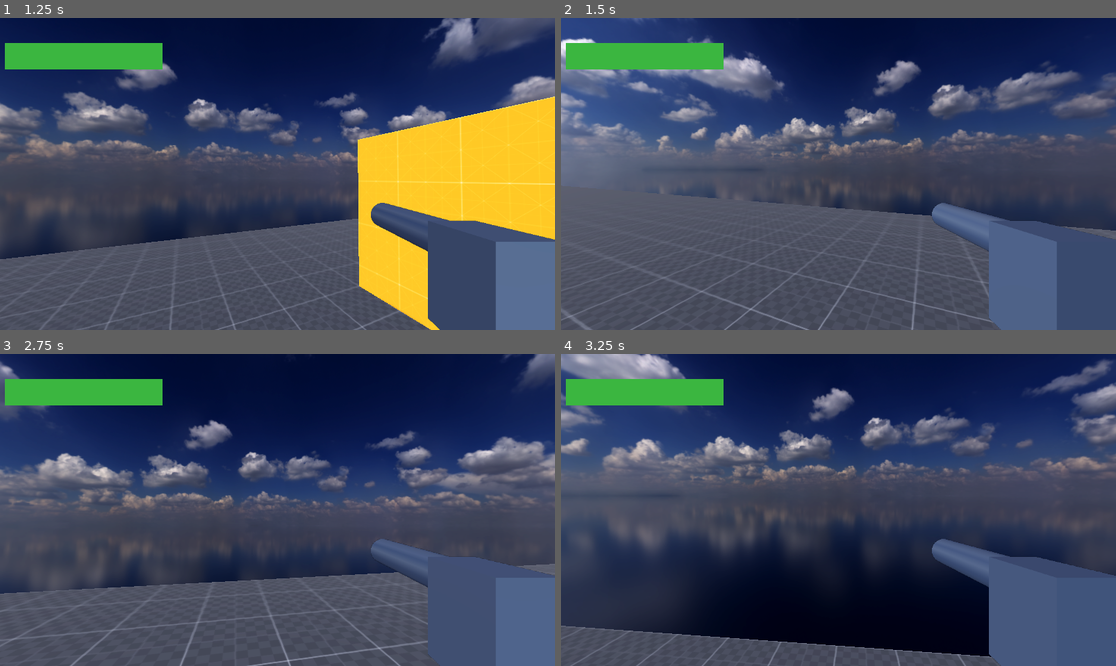
Above: before the commit, frames 1-4 (two rows, left to right).
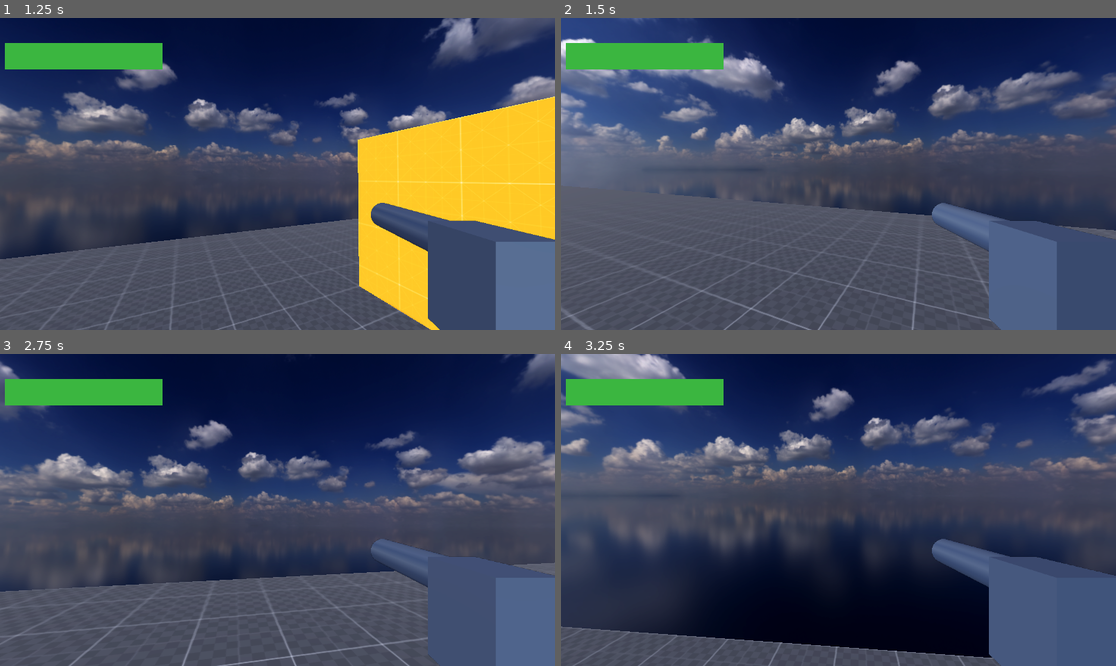
Above: after the commit, the same moments.

Repository: Inquisitor718/MadCow
Game: Godot game, scene res://scenes/main.tscn
Two runs of this game, one before a commit and one after it. Both use one fixed random seed, a clock stepped at 60 frames per second and the inputs below.
Inputs (mouse positions are in pixels of both pictures, inside the frame that each line leads up to):
- Up to frame 1 (1.25 s): tap Enter (ui_accept) at 0.5, 0.77 s; move the mouse to (305, 174) at 0.52 s; hold W (forward) from 0.53 s (still down); hold Ctrl (crouch) from 0.53 s (still down); tap Shift (sprint) at 0.8 s
- Up to frame 2 (1.5 s): keep holding W (forward); move the mouse to (810, 174) at 1.27 s; release Ctrl (crouch) at 1.28 s; tap Shift (sprint) at 1.35 s
- Up to frame 3 (2.75 s): keep holding W (forward); tap Enter (ui_accept) at 1.52 s; tap Ctrl (crouch) at 1.55 s; move the mouse to (288, 503) at 2.02 s; hold Ctrl (crouch) from 2.03 s (still down); tap Shift (sprint) at 2.3 s
- Up to frame 4 (3.25 s): keep holding W (forward); move the mouse to (832, 516) at 2.77 s; release Ctrl (crouch) at 2.78 s; tap E (free_look) at 2.85 s; tap Enter (ui_accept) at 3.02 s; tap Ctrl (crouch) at 3.05 s

Frame 1 is identical in both runs. In frame 2, 0.2% of the frame differs, in the area x 0-100%, y 56-100%; in frame 3, 1.6%, in the area x 0-100%, y 66-100%; in frame 4, 0.5%.

Commit message:
enemy damaging player

Diff:
--- a/madcow-decease/project.godot
+++ b/madcow-decease/project.godot
@@ -17,7 +17,7 @@
 
 [global_group]
 
-player_S=""
+Player=""
 
 [input]
 
--- a/madcow-decease/scenes/enemy.tscn
+++ b/madcow-decease/scenes/enemy.tscn
@@ -1,10 +1,14 @@
-[gd_scene load_steps=5 format=3 uid="uid://mx076i2bgxwe"]
+[gd_scene load_steps=6 format=3 uid="uid://mx076i2bgxwe"]
 
 [ext_resource type="Script" uid="uid://bcgkgd6b61xqb" path="res://scripts/enemy.gd" id="1_h17bh"]
 
 [sub_resource type="CapsuleShape3D" id="CapsuleShape3D_h17bh"]
 
+[sub_resource type="StandardMaterial3D" id="StandardMaterial3D_7p1mj"]
+albedo_color = Color(0.935128, 0, 0.241573, 1)
+
 [sub_resource type="CapsuleMesh" id="CapsuleMesh_mkyue"]
+material = SubResource("StandardMaterial3D_7p1mj")
 
 [sub_resource type="SphereShape3D" id="SphereShape3D_h17bh"]
 radius = 8.0
--- a/madcow-decease/scenes/main.tscn
+++ b/madcow-decease/scenes/main.tscn
@@ -21,6 +21,8 @@
 [sub_resource type="NavigationMesh" id="NavigationMesh_jyhfs"]
 vertices = PackedVector3Array(4.5, 1, 9.5, 4.5, 1, 4.75, 3.5, 1, 4.5, -49.5, 1, 9.5, 3.5, 1, -4.25, 4.75, 1, -4.5, 4.75, 1, -9.5, -49.5, 1, -9.5, 5.75, 1, -4.25, 49.5, 1, -9.5, 5.75, 1, 4.25, 49.5, 1, 9.5)
 polygons = [PackedInt32Array(1, 0, 2), PackedInt32Array(2, 0, 3), PackedInt32Array(5, 4, 6), PackedInt32Array(6, 4, 7), …(222 unchanged characters)…
+agent_height = 2.0
+agent_max_slope = 60.0
 
 [node name="Main" type="Node3D"]
 
@@ -33,11 +35,11 @@
 [node name="WorldEnvironment" type="WorldEnvironment" parent="."]
 environment = SubResource("Environment_tipki")
 
-[node name="Player" parent="." instance=ExtResource("3_jyhfs")]
+[node name="Player" parent="." groups=["Player"] instance=ExtResource("3_jyhfs")]
 transform = Transform3D(1, 0, 0, 0, 1, 0, 0, 0, 1, -0.5, 1.5, 1)
 
 [node name="enemy" parent="." node_paths=PackedStringArray("navigation_region") instance=ExtResource("4_tbgi4")]
-transform = Transform3D(1, 0, 0, 0, 1, 0, 0, 0, 1, 10, 2.5, 0.5)
+transform = Transform3D(1, 0, 0, 0, 1, 0, 0, 0, 1, 10, 2, 0.5)
 navigation_region = NodePath("../NavigationRegion3D")
 
 [node name="NavigationRegion3D" type="NavigationRegion3D" parent="."]
--- a/madcow-decease/scenes/player_S_.tscn
+++ b/madcow-decease/scenes/player_S_.tscn
@@ -10,7 +10,7 @@
 [sub_resource type="StyleBoxFlat" id="StyleBoxFlat_aj78o"]
 bg_color = Color(0.229933, 0.712038, 0.249773, 1)
 
-[node name="Player" type="CharacterBody3D" groups=["player_S"]]
+[node name="Player" type="CharacterBody3D" groups=["Player"]]
 transform = Transform3D(1, 0, 0, 0, 1, 0, 0, 0, 1, 0, 1, 0)
 collision_layer = 17
 script = ExtResource("1_gkn25")
--- a/madcow-decease/scripts/Player_S.gd
+++ b/madcow-decease/scripts/Player_S.gd
@@ -5,13 +5,22 @@
 @onready var gun_cam: Camera3D = $CanvasLayer/SubViewportContainer/SubViewport/GunCam
 
 var direction = Vector3.ZERO
-
 var on_floor := true
 
-#health system
-@export var health =  100
+# Health System
+@export var health = 100
 
+func dmg(amount):
+	health = max(0, health - amount)
+	$CanvasLayer/HealthBar.value = health
+	if health <= 0:
+		die()
 
+func die():
+	print("Player died!")
+	# You can add logic like: `queue_free()`, respawn, etc.
+
+# Speed Vars
 var speed_now = 5.0
 @export var speed_walk = 5.0
 @export var speed_sprint = 10.0
@@ -19,65 +28,41 @@
 const JUMP_VELOCITY = 4.5
 
 @export var mouse_sens = 0.4
-
 @export var lerp_speed = 10.0
-
-#crouch_depth = -0.64 * pcap.shape.height
 @export var dcrouch_speed = 4.0
 @export var ucrouch_speed = 6.5
 @onready var pcap = $CollisionShape3D
 
-#bobbing vars
+# Bobbing Vars
 @export var bob_timer := 0.0
 @export var bob_amplitude := 0.1
-@export var wbob_freq := 10.0
-@export var sbob_freq := 15.0
-@export var cbob_freq := 5.0
+@export var wbob_freq := 5.0
+@export var sbob_freq := 8.0
+@export var cbob_freq := 2.0
 @export var default_pos := Vector3.ZERO
 
-#jumoing bob vars
+# Jumping Bob Vars
 @export var lbob_offset = 0.0
 @export var land_v_min = -3.0
-@export var lbob_ampscl = 0.025
+@export var lbob_ampscl = 0.02
 
-#health system function for damage
-func dmg(HP):
-	if HP < health:
-		health -= HP
-	else:
-		health = 0
-	$CanvasLayer/HealthBar.value = health
-	if health < 0:
-		die()
-
-func die():
-	pass
-
-#mouse movement
 func _ready():
 	Input.set_mouse_mode(Input.MOUSE_MODE_CAPTURED)
 	default_pos = head.position
-
 	var mainenv = main_cam.get_environment()
 	gun_cam.set_environment(mainenv)
 
-
 func _input(event):
 	if event is InputEventMouseMotion:
-		rotate_y(deg_to_rad((event.relative.x) * mouse_sens * -1))
-		head.rotate_x(deg_to_rad((event.relative.y) * mouse_sens *-1))
+		rotate_y(deg_to_rad(event.relative.x * -mouse_sens))
+		head.rotate_x(deg_to_rad(event.relative.y * -mouse_sens))
 		head.rotation.x = clamp(head.rotation.x, deg_to_rad(-89), deg_to_rad(89))
 
-
-func _process(delta):
+func _process(_delta):
 	gun_cam.global_transform = main_cam.global_transform
 
-
 func _physics_process(delta: float) -> void:
-
-
-
-# movement states
+	# Crouch / Sprint
 	if Input.is_action_pressed("crouch"):
 		pcap.shape.height -= dcrouch_speed * delta
 		pcap.shape.height = clamp(pcap.shape.height, 0.72 , 2)
@@ -86,24 +71,22 @@
 		pcap.shape.height += ucrouch_speed * delta
 		pcap.shape.height = clamp(pcap.shape.height, 0.72, 2)
 		if abs(pcap.shape.height - 2.0) < 0.01:
-			if Input.is_action_pressed("sprint") && is_on_floor():
+			if Input.is_action_pressed("sprint") and is_on_floor():
 				speed_now = speed_sprint
 			else:
 				speed_now = speed_walk
 
-
-	# Add the gravity.
+	# Gravity
 	if not is_on_floor():
 		velocity += get_gravity() * delta
 
-	# Handle jump.
+	# Jump
 	if Input.is_action_just_pressed("ui_accept") and is_on_floor():
 		velocity.y = JUMP_VELOCITY
 
-	# Get the input direction and handle the movement/deceleration.
-	# As good practice, you should replace UI actions with custom gameplay actions.
+	# Direction
 	var input_dir := Input.get_vector("left", "right", "forward", "backward")
-	direction = lerp(direction , (transform.basis * Vector3(input_dir.x, 0, input_dir.y)).normalized() , delta * lerp_speed)
+	direction = lerp(direction, (transform.basis * Vector3(input_dir.x, 0, input_dir.y)).normalized(), delta * lerp_speed)
 	if direction:
 		velocity.x = direction.x * speed_now
 		velocity.z = direction.z * speed_now
@@ -111,9 +94,9 @@
 		velocity.x = move_toward(velocity.x, 0, speed_now)
 		velocity.z = move_toward(velocity.z, 0, speed_now)
 
-#head bobbing
+	#head bobbing
 	var is_mov = input_dir.length() > 0.01 and is_on_floor()
-	bob_timer = fmod(bob_timer, TAU) #keeps bob movement smooth for long runtimes by limiting value of bob_timer to principle values
+	#keeps bob movement smooth for long runtimes by limiting value of bob_timer to principle values
 
 	#checks for state of motion
 	if is_mov:
@@ -131,12 +114,10 @@
 		head.position.x = lerp(head.position.x, default_pos.x, delta * lerp_speed)
 
 
+
 	move_and_slide()
 
-
-
-
-	# Landing detection and land offset {need to fix}
+	# Landing detection and bob offset
 	var just_landed = not on_floor and is_on_floor() and velocity.y < land_v_min
 	if just_landed:
 		var imp = clamp(abs(velocity.y) * lbob_ampscl, 0.0, 0.2)
--- a/madcow-decease/scripts/enemy.gd
+++ b/madcow-decease/scripts/enemy.gd
@@ -2,21 +2,45 @@
 
 @export var movement_speed: float = 3.0
 @export var navigation_region: NavigationRegion3D
+@export var attack_cooldown: float = 1.5
+@export var attack_damage: int = 20
 @onready var navigation_agent: NavigationAgent3D = get_node("NavigationAgent3D")
 
+const ATTACK_RANGE = 2.0
+
+var player = null
+var attack_timer := 0.0
 
 func _ready():
 	navigation_agent.velocity_computed.connect(Callable(_on_velocity_computed))
 	patroll()
 
-
 func set_movement_target(movement_target: Vector3):
 	navigation_agent.set_target_position(movement_target)
 
+func _physics_process(delta):
+	if player == null:
+		var bodies = $ShapeCast3D.get_collision_count()
+		for i in range(bodies):
+			var collider = $ShapeCast3D.get_collider(i)
+			if collider.is_in_group("Player"):
+				player = collider
+				break
 
-func _physics_process(delta):
-	if $ShapeCast3D.is_colliding():
-		set_movement_target($ShapeCast3D.get_collider(0).global_position)
+	if player != null:
+		var distance = global_position.distance_to(player.global_position)
+
+		if distance <= ATTACK_RANGE:
+			velocity = Vector3.ZERO
+			look_at(player.global_position, Vector3.UP)
+			attack_timer -= delta
+			if attack_timer <= 0.0:
+				attack()
+				attack_timer = attack_cooldown
+			return
+		else:
+			set_movement_target(player.global_position)
+
 	if navigation_agent.is_navigation_finished():
 		patroll()
 		return
@@ -29,14 +53,16 @@
 	else:
 		_on_velocity_computed(new_velocity)
 
-
-
 func _on_velocity_computed(safe_velocity: Vector3):
 	velocity = safe_velocity
 	move_and_slide()
-
 
 func patroll():
 	var vertices = navigation_region.navigation_mesh.get_vertices()
 	if vertices.size() > 0:
 		set_movement_target(vertices[randi_range(0, vertices.size() - 1)])
+
+func attack():
+	if player and player.has_method("dmg"):
+		player.dmg(attack_damage)
+		print("Enemy attacked! Player HP:", player.health)
